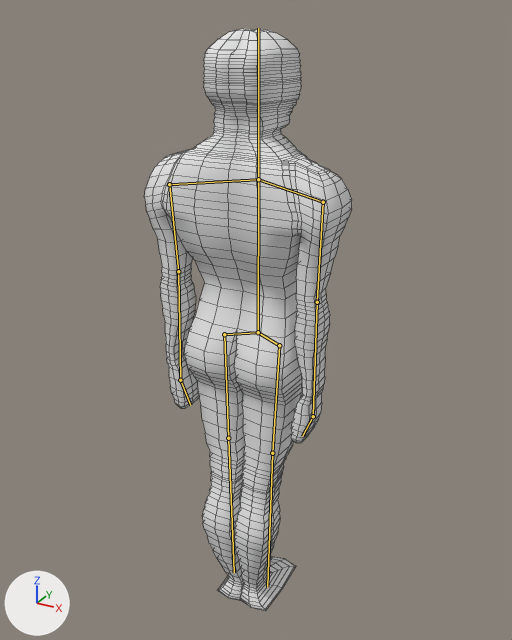
The Blender file core/assets/models/humanblend/humanblend.blend, before and after one commit.
The view is the same before and after, from a camera (50 mm lens) standing at (0.916, -1.654, 0.936) and looking at (-0.069, 0.137, 0.04). Lighting does not change. The marker at lower left points along +X, +Y and +Z. The bones that bend it are drawn over the model as lines. Mesh edges are drawn as thin lines.

The first picture shows 'human'.
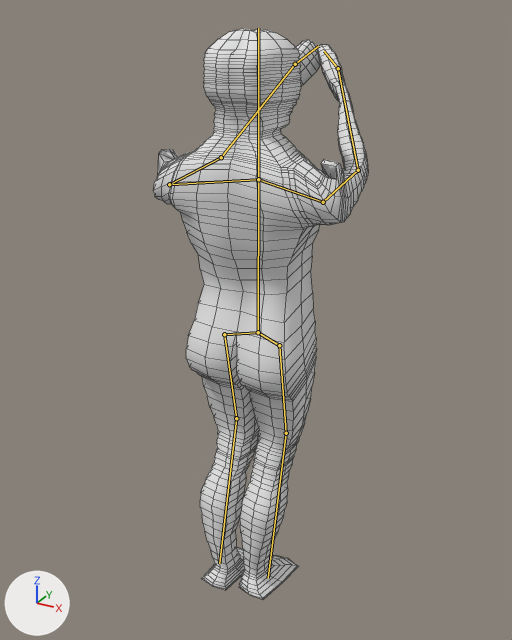
The newer file adds an action. The first version stands in its rest pose; the second is drawn at frame 10 of the action 'mine'.

The change in detail:
Bone 'Bone.002' (bone_bone_002) turns from (0, 0, 0) to (97, 7, 3) degrees about its own x, y and z.
Bone 'Bone.003' (bone_bone_003) turns from (0, 0, 0) to (42, 4, -26) degrees about its own x, y and z.
Bone 'Bone.005' (bone_bone_005) turns from (0, 0, 0) to (97, -3, -8) degrees about its own x, y and z.
Bone 'Bone.006' (bone_bone_006) turns from (0, 0, 0) to (45, -7, 21) degrees about its own x, y and z.
Bone 'Bone.010' (bone_bone_010) turns from (0, 0, 0) to (16, -4, 1) degrees about its own x, y and z.
Bone 'Bone.011' (bone_bone_011) turns from (0, 0, 0) to (-25, 9, -3) degrees about its own x, y and z.
Bone 'Bone.009' (bone_bone_009) turns from (0, 0, 0) to (16, -1, 3) degrees about its own x, y and z.
Bone 'Bone.012' (bone_bone_012) turns from (0, 0, 0) to (-26, 1, -1) degrees about its own x, y and z.

Location of each change, (x1, y1, x2, y2) in pixels of the pictures (512 x 640 px):
'human', posed
    before: (145, 29, 352, 611)
    after: (153, 29, 368, 599)
bone 'Bone.002', root to tip
    before: (169, 184) to (178, 271)
    after: (169, 184) to (221, 157)
bone 'Bone.003', root to tip
    before: (178, 271) to (180, 380)
    after: (221, 157) to (295, 64)
bone 'Bone.005', root to tip
    before: (323, 202) to (317, 302)
    after: (323, 202) to (358, 170)
bone 'Bone.006', root to tip
    before: (317, 302) to (313, 416)
    after: (358, 170) to (338, 68)
bone 'Bone.010', root to tip
    before: (279, 345) to (272, 453)
    after: (279, 345) to (286, 433)
bone 'Bone.011', root to tip
    before: (272, 453) to (267, 587)
    after: (286, 433) to (268, 578)
bone 'Bone.009', root to tip
    before: (224, 334) to (228, 438)
    after: (224, 334) to (236, 418)
bone 'Bone.012', root to tip
    before: (228, 438) to (234, 572)
    after: (236, 418) to (219, 563)
